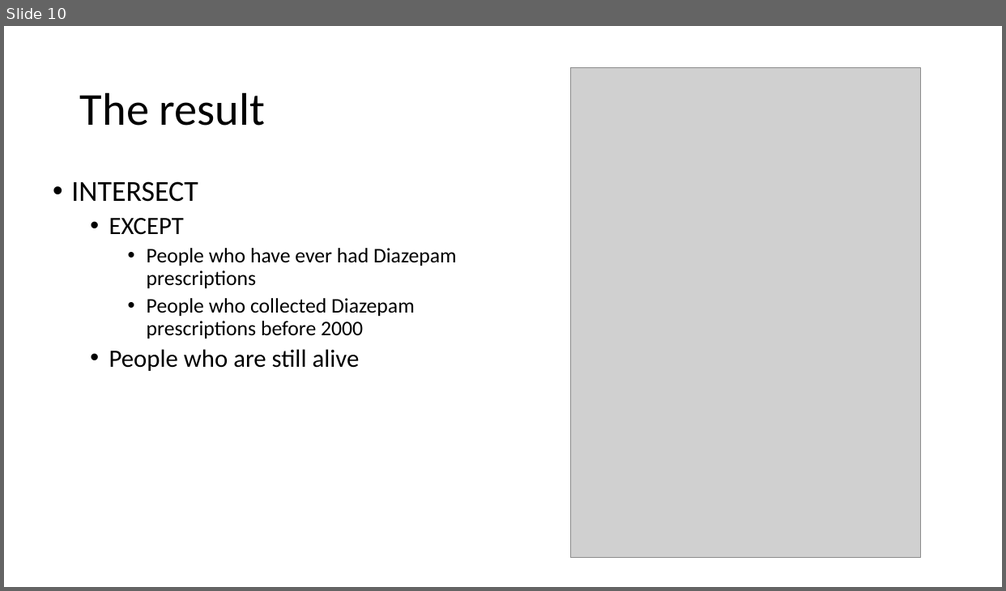
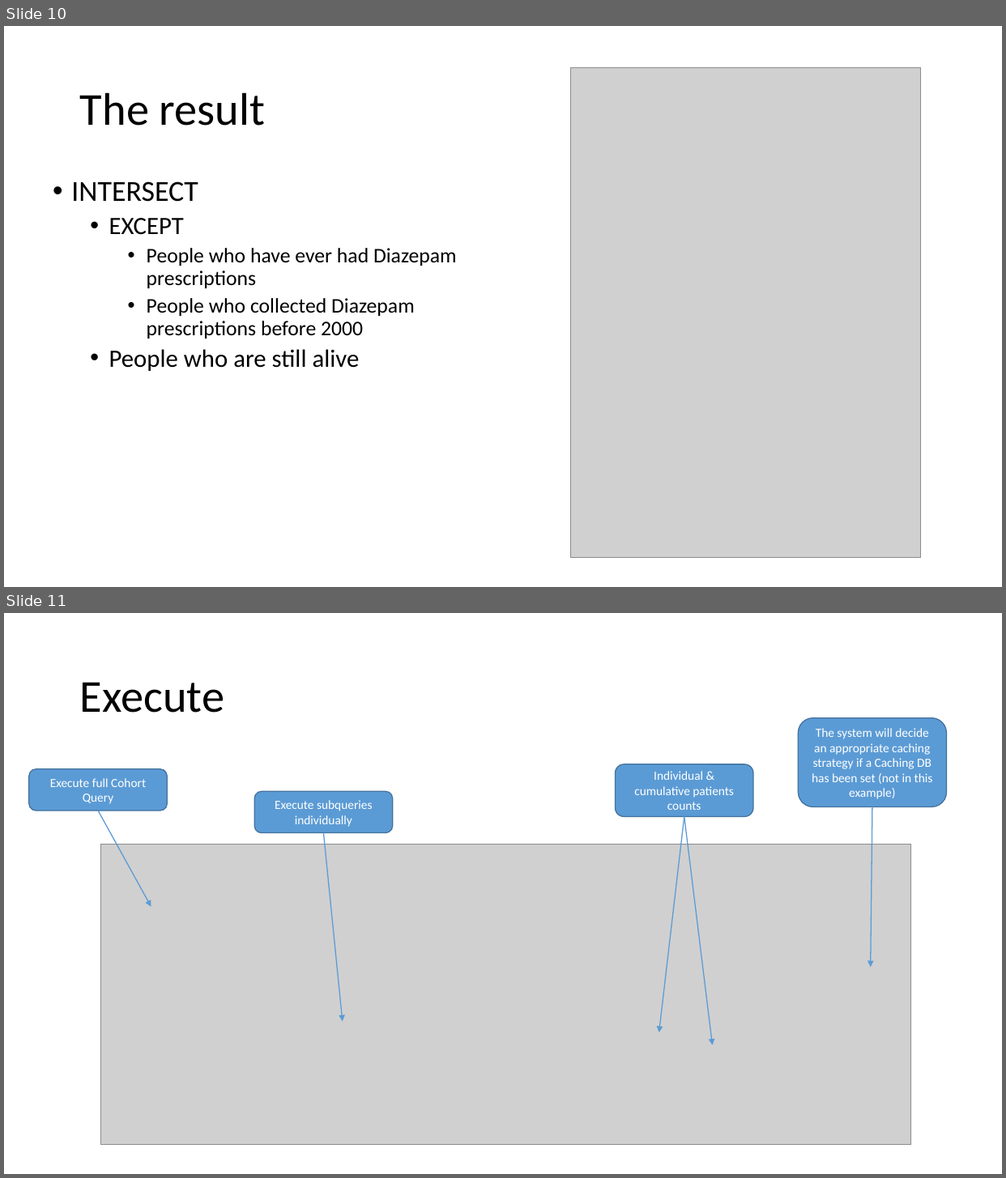
Before and after one commit to HicServices/RDMP, a slide deck: Documentation/Training/CohortBuilder.pptx. Shown one above the other, each under a label of ours: slide 10 before the commit, slides 10 and 11 after it. The pictures are 1006x591 and 1006x1178 pixels, drawn with LibreOffice and Linux fonts; fonts in the diff are those of the drawing; grey boxes stand for pictures. Boxes give left, top, right and bottom in pixels: in the first picture for what was removed or moved away, otherwise in the second. Text is boxed around its words. In the diff, an @@ line names an element or a change of style, - is before the commit and + after.

Commit message:
Added counts slide

```diff
--- a/Documentation/Training/CohortBuilder.pptx
+++ b/Documentation/Training/CohortBuilder.pptx
@@ slide 11 added at bbox=[4, 613, 1002, 1174], background #FFFFFF @@
@@ title added at bbox=[80, 682, 224, 713], 44 pt, text #000000 @@
+Execute
@@ rounded rectangle added at bbox=[799, 717, 947, 807], fill #5B9BD5, outline #43739E 1 pt, 12 pt, text #FFFFFF @@
+The system will decide an appropriate caching strategy if a Caching DB has been set (not in this example)
@@ rounded rectangle added at bbox=[28, 769, 167, 811], fill #5B9BD5, outline #43739E 1 pt, 12 pt, text #FFFFFF @@
+Execute full Cohort Query
@@ rounded rectangle added at bbox=[616, 764, 753, 816], fill #5B9BD5, outline #43739E 1 pt, 12 pt, text #FFFFFF @@
+Individual & cumulative patients counts
@@ rounded rectangle added at bbox=[255, 791, 393, 833], fill #5B9BD5, outline #43739E 1 pt, 12 pt, text #FFFFFF @@
+Execute subqueries individually
@@ arrow added from (872, 807) to (871, 967), #5B9BD5 1 pt @@
@@ arrow added from (98, 811) to (151, 907), #5B9BD5 1 pt @@
@@ arrow added from (684, 816) to (659, 1033), #5B9BD5 1 pt @@
@@ arrow added from (684, 816) to (712, 1046), #5B9BD5 1 pt @@
@@ picture added at bbox=[100, 845, 910, 1144] @@
@@ arrow added from (324, 833) to (343, 1022), #5B9BD5 1 pt @@
```
Also in this commit, not shown: 2 slides changed.
